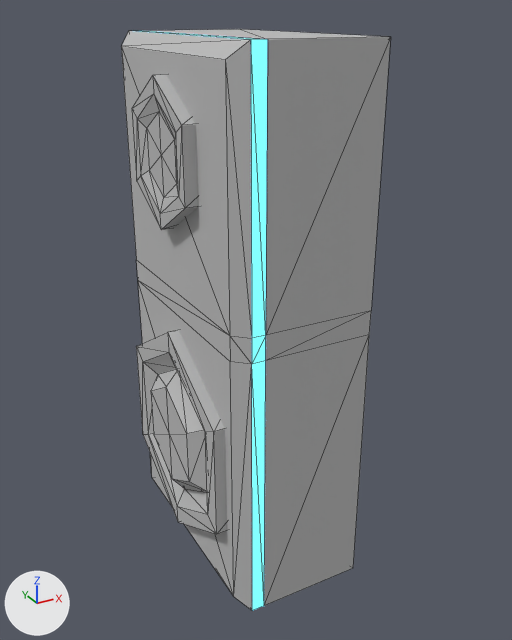
The FBX model Assets/Models/Main/fangjian_yinxiang.fbx: old version first, new version second.
Rendered twice from a camera (50 mm lens) standing at (3.7, -2.29, 5.45) and looking at (5.04, 0.14, 4.23). Arrows for +X, +Y and +Z are at lower left; the lights stay in place. Mesh edges are drawn as thin lines. Where no turn or scale is listed for an object, it has been applied to the vertices.

The first picture shows 'fangjian_yinxiang'.
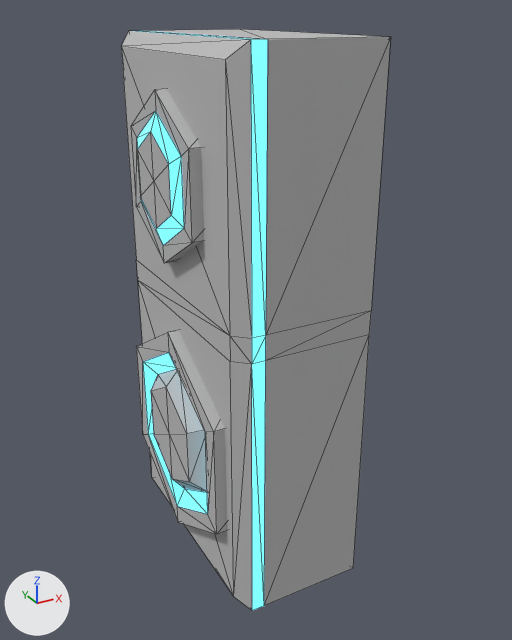
The newer file is also rescaled (x0.777), turned or shifted as a whole; pictures and numbers use the older file's frame.

Pixel boxes (x1, y1, x2, y2) of what changed, in the pictures (512 x 640 px; the box of a moved part takes in the faces that stretch with it):
'fangjian_yinxiang', reshaped, recoloured: (121, 29, 390, 611) in both
part 1 of me_mesh, moved or reshaped: before (132, 74, 199, 230); after (131, 89, 204, 263)
part 2 of me_mesh, recoloured (grey to cyan): (143, 352, 208, 514) in both

The change, as a list of edits to the scene's bpy script:
```text
Change me_mesh:
    where me_mesh.from_pydata(...)  # 88 vertices, 156 faces; spans x -0.35..0.29, y -0.52..0.52, z -1.11..1.11
    used by ob_fangjian_yinxiang; location = (4.986, 0.196, 4.256)
    me_mesh part 1: 25 of 88 vertices moved; they spanned x -0.33..0.06, y -0.24..0.25, z 0.41..0.98 and now span x -0.35..0.06, y -0.28..0.29, z 0.28..0.93; mean shift (-0.01, 0.0, -0.09); largest move (0.06, 0.0, 0.41) -> (0.06, 0.0, 0.28)
    me_mesh part 2: 12 of the faces centred in x -0.31..-0.3, y -0.31..0.32, z -0.8..-0.2 switch from mat_aistandardsurface1 (its picture is missing) to mat_aistandardsurface2 (cyan #00d8ff)
```
